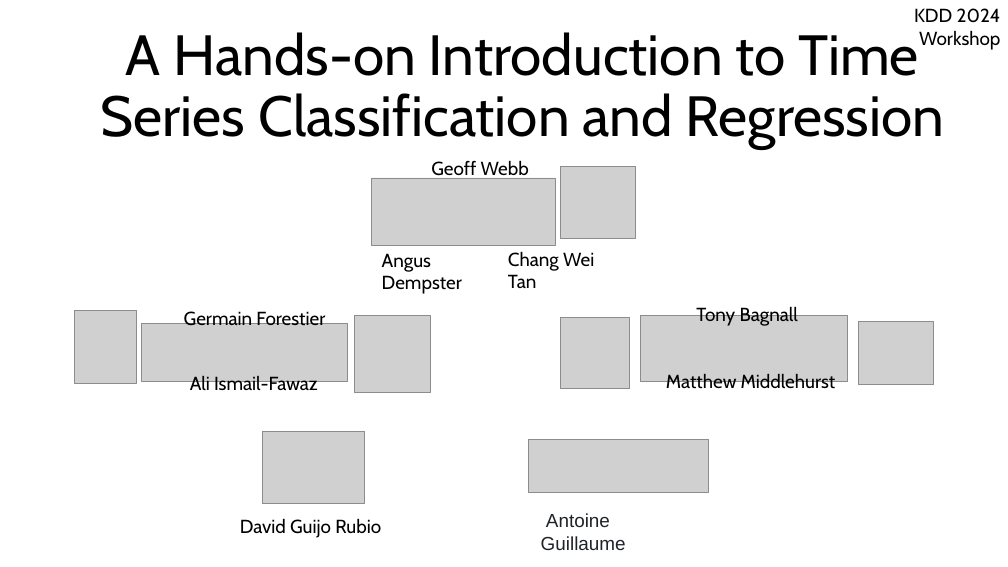
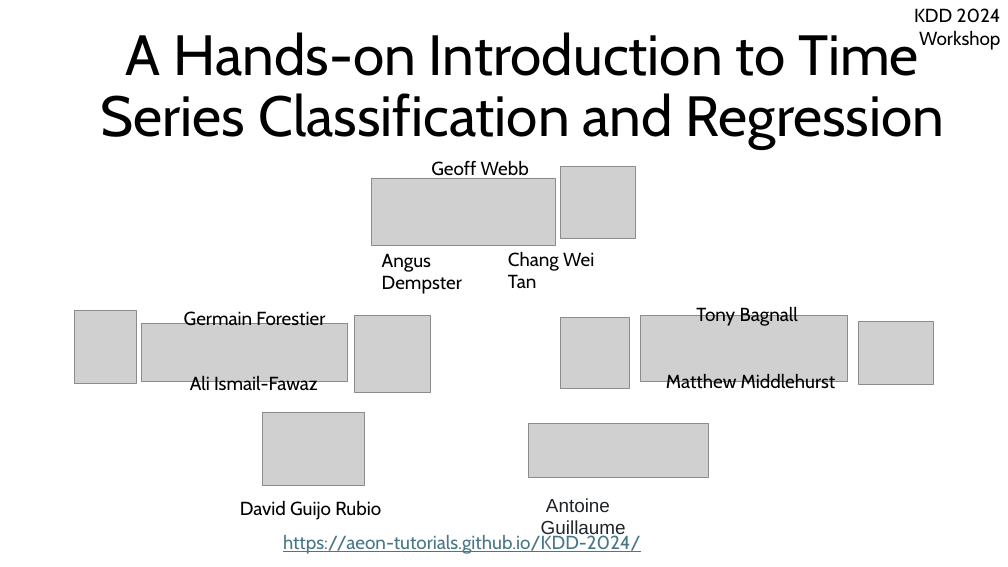
Before and after one commit to aeon-toolkit/aeon-tutorials, a slide deck: slide 1 of KDD-2024/Slides/part1_Introduction.pptx. Drawn at 1008x567 pixels with LibreOffice and Linux fonts; fonts in the diff are those of the drawing; grey boxes stand for pictures. Boxes give left, top, right and bottom in pixels: in the first picture for what was removed or moved away, otherwise in the second. Text is boxed around its words. In the diff, an @@ line names an element or a change of style, - is before the commit and + after.

```diff
--- a/KDD-2024/Slides/part1_Introduction.pptx
+++ b/KDD-2024/Slides/part1_Introduction.pptx
@@ picture: place and size @@
-picture at (262, 431, 364, 504)
+picture at (262, 413, 364, 485)
@@ picture: place and size @@
-picture at (529, 439, 709, 492)
+picture at (529, 424, 709, 477)
@@ text "David Guijo Rubio": place and size @@
-text "David Guijo Rubio" at (240, 518, 381, 538)
+text "David Guijo Rubio" at (240, 500, 381, 520)
@@ text "Antoine Guillaume" rewrapped from (541, 513, 626, 550) to (541, 498, 626, 539) @@
@@ text added at (283, 533, 641, 554), 18 pt, text #467886, underline @@
+https://aeon-tutorials.github.io/KDD-2024/
```
Also in this commit, not shown: 3 other slides changed, 1 other file.
